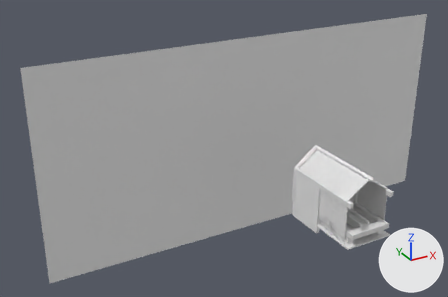
The glTF model public/assets/game/models/lobby.glb: old version first, new version second.
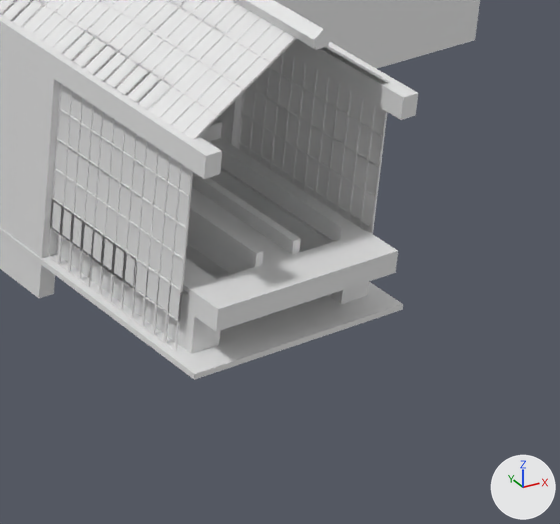
Each version appears first whole from a camera (50 mm lens) standing at (-964.0, -1127.0, 784.0) and looking at (-191.0, 278.0, 82.0), and next in a close-up on the part from 69% to 94% of the width and 58% to 94% of the height. Arrows for +X, +Y and +Z are at lower right; the lights stay in place. Where no turn or scale is listed for an object, it has been applied to the vertices. Vertices at the same position are counted once.

In view in the first close-up: 'Cube', 'Cube 10', 'Cube 12', 'Cube.001', 'Floar', 'Merged Geometry 2.052', 'Merged Geometry 2.076', 'Merged Geometry.062', 'Merged Geometry.081', 'Plane', 'Plane.001', 'Walls'.
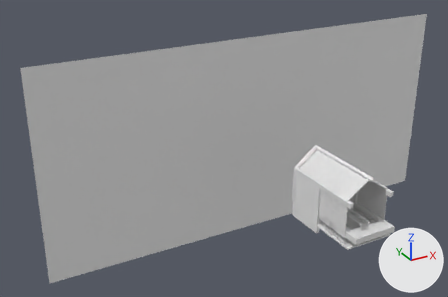
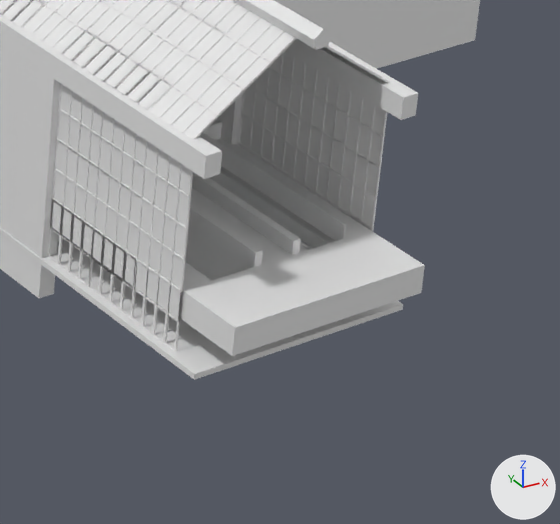
Location of each change, [x1, y1, x2, y2] in pixels of the close-ups (560 x 524 px):
'Floar', reshaped, moved, turned, rescaled
    before: [57, 138, 398, 354]
    after: [56, 138, 425, 356]
'Plane.001', moved
    before: [212, 143, 342, 240]
    after: [200, 132, 346, 239]
part 1 of me_mesh_199, deleted
    before: [57, 235, 220, 354]
part 2 of me_mesh_199, deleted
    before: [183, 258, 224, 298]
part 3 of me_mesh_199, deleted
    before: [209, 168, 369, 304]
part 4 of me_mesh_199, deleted
    before: [188, 231, 398, 332]
part 5 of me_mesh_199, built on
    before: [187, 237, 300, 274]
    after: [180, 144, 425, 356]
'Cube', unchanged, covered by the edit
    before: [192, 172, 301, 254]

The change, as a list of edits to the scene's bpy script:
```text
Change me_mesh_199:
    used by ob_floar; parent = ob_whiteelement; location = (-0.703, -12.66, -26.51); scale = (0.0229, 0.16, 0.01)
    remove me_mesh_199.from_pydata(...)  # 48 vertices, 72 faces; spans x -2520.0..2632.0, y -753.0..650.0, z -2982.0..655.0
    add me_mesh_199.from_pydata(...)  # 118 vertices, 227 faces; spans x -1.0..1.0, y -17.0..4.0, z -4.0..1.0
    me_mesh_199 part 1: the loose piece of 8 vertices spanning x -2520.0..-1737.0, y -650.0..650.0, z -2982.0..207.0 is deleted
    me_mesh_199 part 2: the loose piece of 8 vertices spanning x -2520.0..-1737.0, y -650.0..650.0, z 368.0..655.0 is deleted
    me_mesh_199 part 3: the loose piece of 8 vertices spanning x 1798.0..2581.0, y -650.0..650.0, z -2982.0..207.0 is deleted
    me_mesh_199 part 4: the loose piece of 8 vertices spanning x -2518.0..2632.0, y -753.0..-609.0, z -658.0..650.0 is deleted
    me_mesh_199 part 5: 8 vertices removed from x -650.0..650.0, y -650.0..650.0, z -650.0..650.0; 118 vertices added at x -1.0..1.0, y -17.0..4.0, z -4.0..1.0
Change ob_plane_001:
    ob_plane_001.location: (40.6, -59.2, -16.3) -> (43.6, -57.3, -16.3)
Change ob_floar:
    ob_floar.parent: ob_whiteelement -> ob_lobby
    ob_floar.location: (-0.703, -12.66, -26.51) -> (927.9, -11260.0, -4677.0)
    ob_floar.rotation_euler: (0.0, 0.0, 0.0) -> (0.0, 0.0, -3.142)  # degrees (0, 0, 0) -> degrees (0, 0, -180)
    ob_floar.scale: (0.0229, 0.16, 0.01) -> (5250.0, 866.0, 817.0)
```
